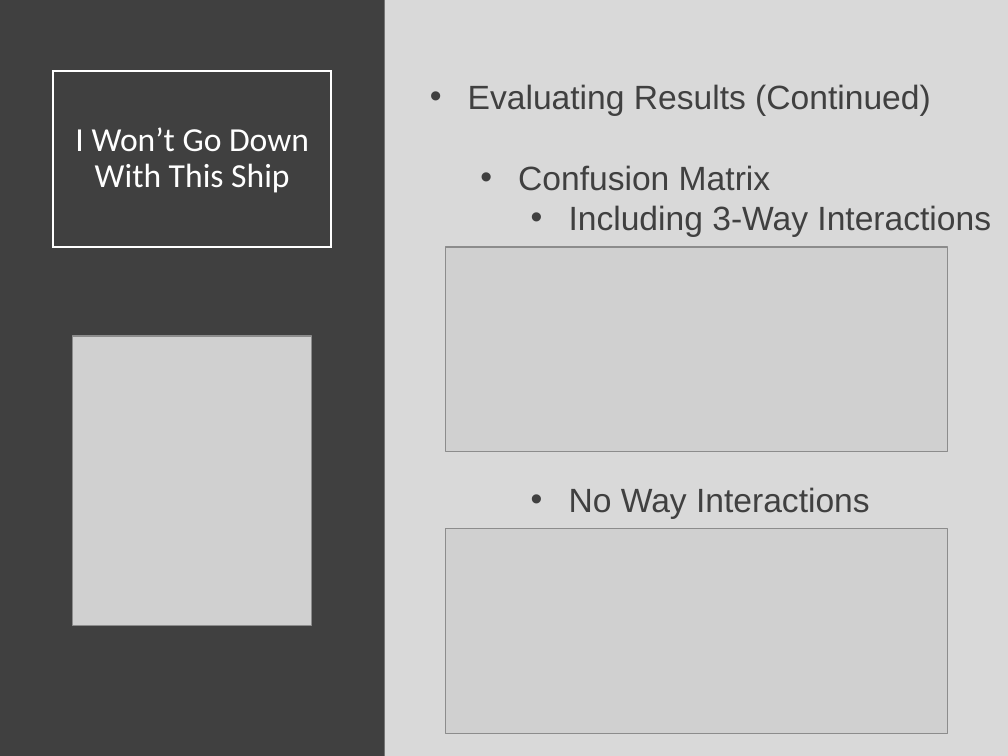
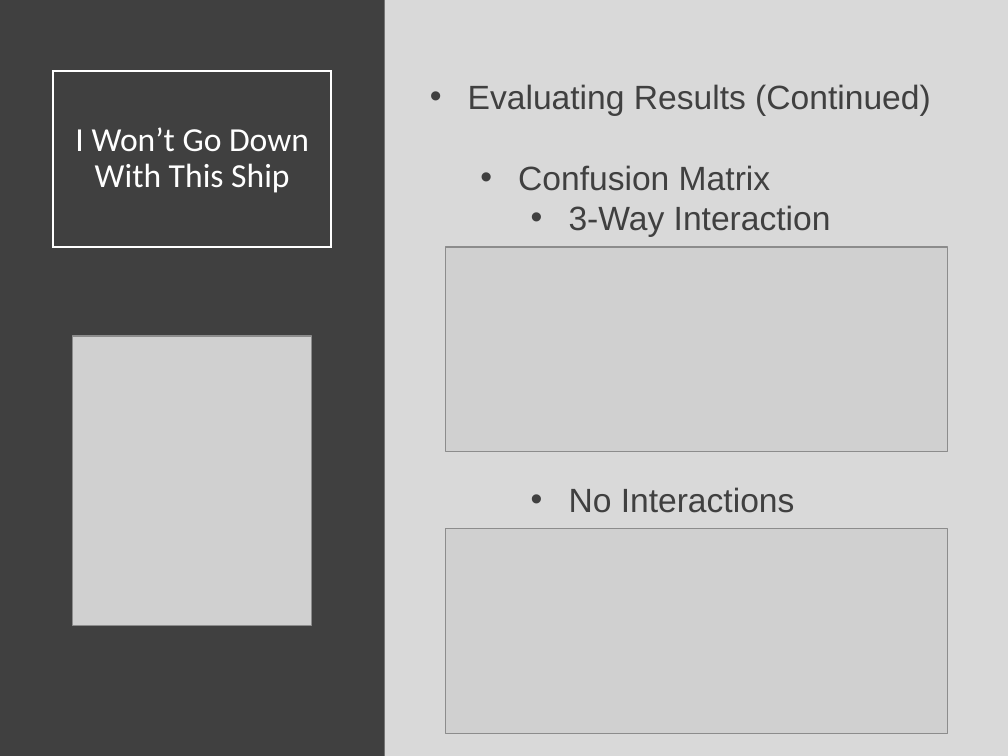
Before and after one commit to SuperMarioGiacomazzo/STOR320_WEBSITE, a slide deck: slide 28 of Lecture/Modeling 6/Modeling_6_Lecture.pptx. Drawn at 1008x756 pixels with LibreOffice and Linux fonts; fonts in the diff are those of the drawing; grey boxes stand for pictures. Boxes give left, top, right and bottom in pixels: in the first picture for what was removed or moved away, otherwise in the second. Text is boxed around its words. In the diff, an @@ line names an element or a change of style, - is before the commit and + after.

```diff
--- a/Lecture/Modeling 6/Modeling_6_Lecture.pptx
+++ b/Lecture/Modeling 6/Modeling_6_Lecture.pptx
@@ text at (569, 205, 831, 513): text changed @@
-    • Including 3-Way Interactions
-    • No Way Interactions
+    • 3-Way Interaction
+    • No Interactions
```
Also in this commit, not shown: 2 other slides changed, 3 other files.
